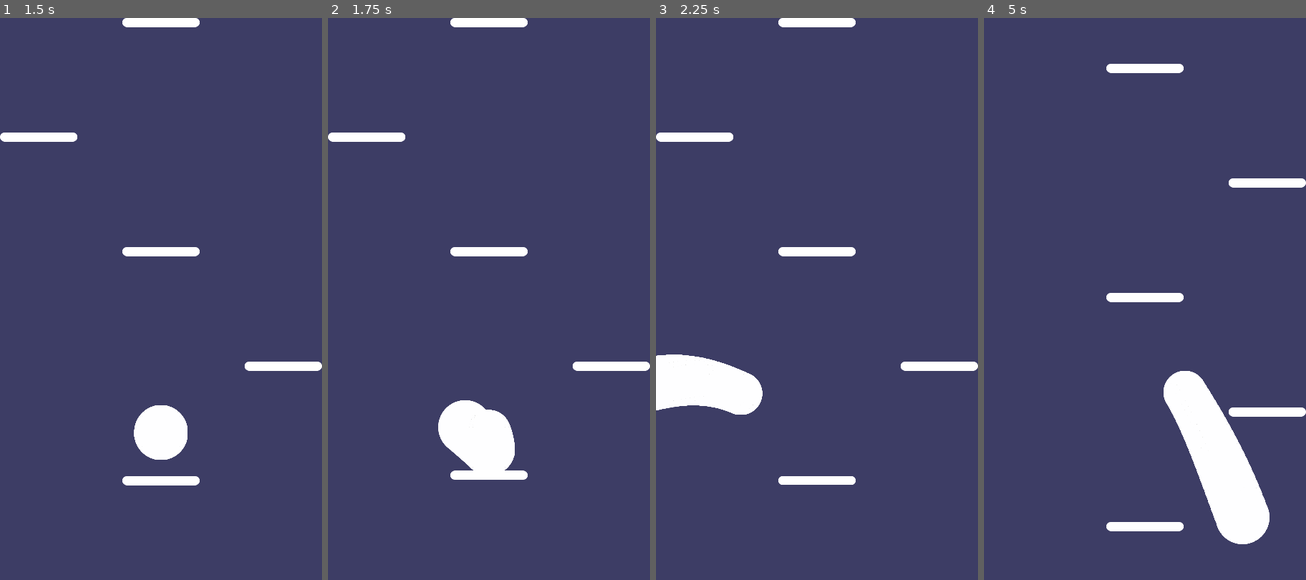
Above: before the commit, frames 1-4 (left to right).
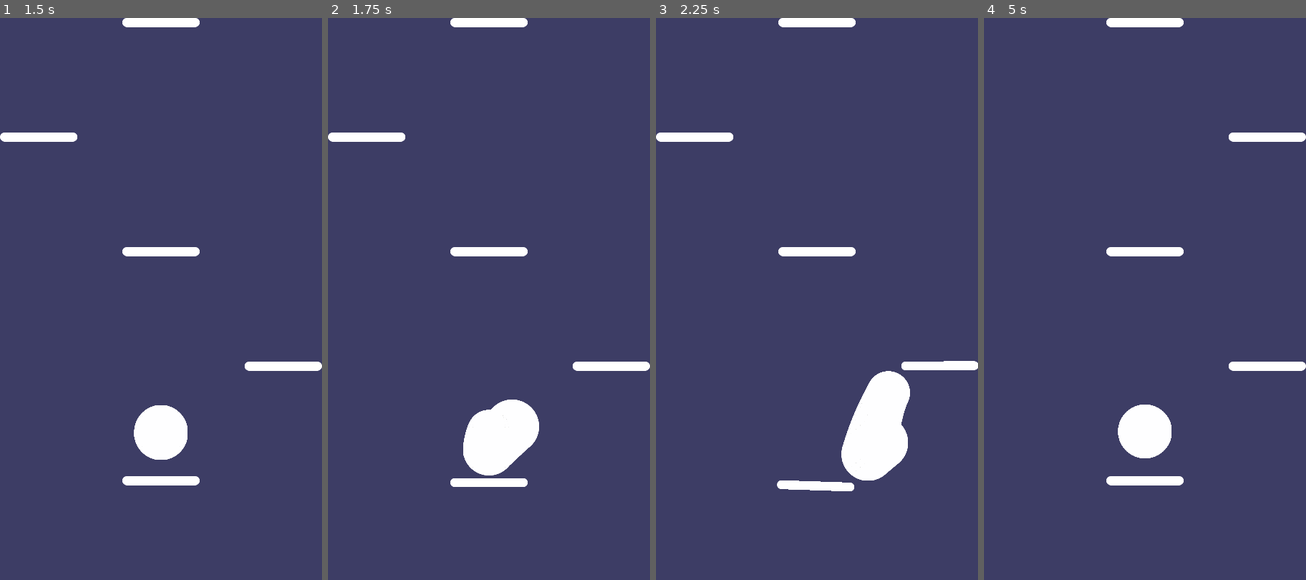
Above: after the commit, the same moments.

Repository: adflixit/gd-samples
Game: Godot game, scene res://main.tscn
The game is run twice, just before and just after one commit, with the same random seed, the same clock (stepped at 60 frames per second) and the same inputs.
Inputs (mouse positions are in pixels of both pictures, inside the frame that each line leads up to):
- Up to frame 1 (1.5 s): tap Enter at 0.5 s; move the mouse to (231, 276) at 0.52 s; tap Tab at 0.6, 1.35 s; click (231, 276) at 0.67 s; tap Space at 1.25 s; move the mouse to (96, 332) at 1.27 s; click (96, 332) at 1.42 s
- Up to frame 2 (1.75 s): no input
- Up to frame 3 (2.25 s): move the mouse to (849, 180) at 2.02 s; tap Tab at 2.1 s; click (849, 180) at 2.17 s
- Up to frame 4 (5 s): move the mouse to (1128, 417) at 2.77 s; tap Tab at 2.85, 3.6, 4.35 s; click (1128, 417) at 2.92 s; move the mouse to (1241, 388) at 3.52 s; click (1241, 388) at 3.67 s; move the mouse to (1048, 220) at 4.27 s; click (1048, 220) at 4.42 s

Frame 1 is identical in both runs. In frame 2, 2.2% of the frame differs, in the area x 34-66%, y 67-84%; in frame 3, 6.2%; in frame 4, 10%, in the area x 38-100%, y 0-94%.

Commit message:
Update player.gd

Diff:
--- a/2d/src/player.gd
+++ b/2d/src/player.gd
@@ -6,45 +6,40 @@
 var jump_force = gravity * 1.0
 var bounce_force = gravity * 0.8
 var trace_reach = 400
-var bounce_sigma = deg2rad(20)
+var bounce_sigma =  PI / 8
 
-var trace_time = 0
 var trace_queried = false
-var trace_angle = 0.0
+var trace_vector = Vector2()
 var velocity = Vector2()
 
 
 func _physics_process(delta):
 	delta *= A.game.time_scale
+	velocity.y += gravity * delta
 
 	if trace_queried:
 		trace_queried = false
 
+		var from = trace_vector * A.player_radius
+		var to = from + trace_vector * trace_reach
 		var space_state = get_world_2d().direct_space_state
-		var angle = Vector2(cos(trace_angle), sin(trace_angle))
-		var from = angle * A.player_radius
-		var to = from + angle * trace_reach
 		var trace = space_state.intersect_ray(global_position + from, global_position + to)
 
 		if !trace.empty():
 			var fraction = (global_position + from).distance_to(trace.position) / trace_reach
-			var push_angle = Vector2(cos(trace_angle + PI), sin(trace_angle + PI))
-			velocity = push_angle * (jump_force * (1.0 - fraction))
-
-	velocity.y += gravity * delta
+			var jump_vector = -trace_vector
+			velocity = jump_vector * (jump_force * (1.0 - fraction))
 
 	var collision = move_and_collide(velocity * delta)
 	if collision:
-		var angle = collision.normal.angle()
-		var bounce_mult = 1.0 if angle < 0 else 0.4
-		var bounce_angle = angle - PI/2 + rand_range(bounce_sigma, PI - bounce_sigma)
-		var bounce_factor = bounce_force * bounce_mult
-
-		velocity = (Vector2(cos(bounce_angle), sin(bounce_angle)) * bounce_factor)
-
 		var platform = collision.collider as Platform
 		if platform:
-			platform.flinch(collision.position, collision.normal * bounce_factor)
+			platform.flinch(collision.position, velocity)
+
+		var normal = collision.normal
+		var bounce_vector = normal.rotated(PI / 2 - rand_range(bounce_sigma, PI - bounce_sigma))
+		var bounce_factor = bounce_force if normal.y < 0 else bounce_force * 0.4
+		velocity = bounce_vector * bounce_factor
 
 	if position.y > A.game.pos.y + A.vp_height * 2:
 		A.game.destroy_player()
@@ -52,9 +47,7 @@
 
 func _unhandled_input(event):
 	if (!A.game.is_paused and
-		trace_time + 100 < Time.get_ticks_msec() and
-		((event is InputEventScreenTouch and event.pressed) or
-		(event is InputEventMouseButton and event.pressed))):
-			trace_time = Time.get_ticks_msec()
+		(event is InputEventScreenTouch and event.pressed) or
+		(event is InputEventMouseButton and event.pressed)):
 			trace_queried = true
-			trace_angle = (global_position - (A.camera.position + event.position)).angle() + PI
+			trace_vector = -(global_position - (A.camera.position + event.position)).normalized()
